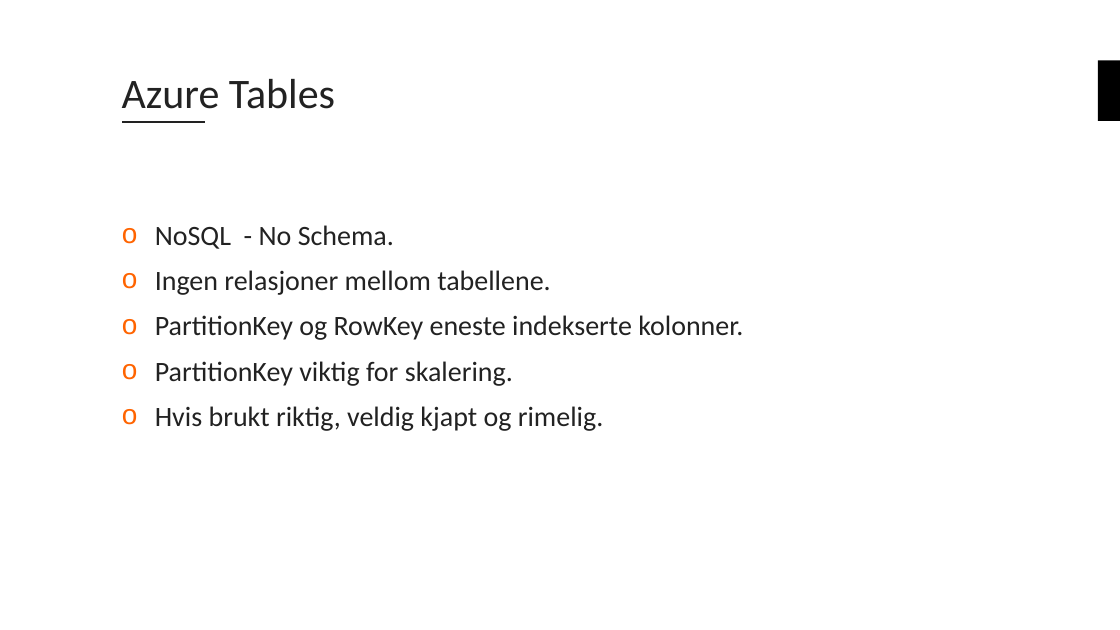
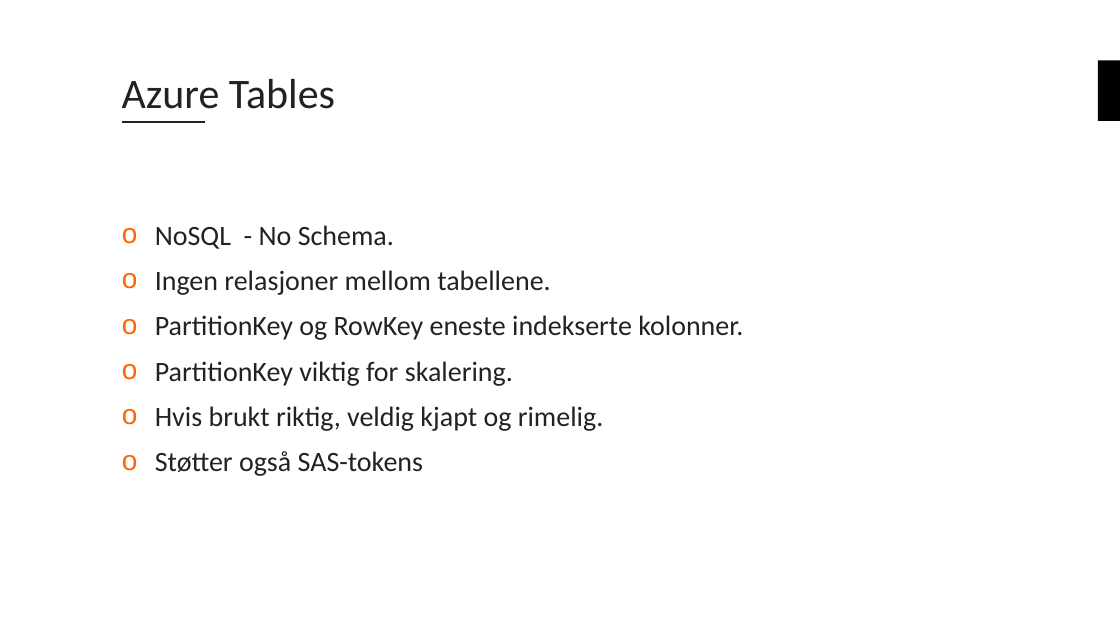
Before and after one commit to bouvet/azure-workshops, a slide deck: slide 26 of Workshop_1/Presentasjon/Azureskolen-Workshop#1.pptx. Drawn at 1120x630 pixels with LibreOffice and Linux fonts; fonts in the diff are those of the drawing; background and template pictures are left out. Boxes give left, top, right and bottom in pixels: in the first picture for what was removed or moved away, otherwise in the second. Text is boxed around its words. In the diff, an @@ line names an element or a change of style, - is before the commit and + after.

```diff
--- a/Workshop_1/Presentasjon/Azureskolen-Workshop#1.pptx
+++ b/Workshop_1/Presentasjon/Azureskolen-Workshop#1.pptx
@@ text at bbox=[155, 451, 423, 476]: paragraph added @@
+o Støtter også SAS-tokens
```
Also in this commit, not shown: 3 other slides changed.
